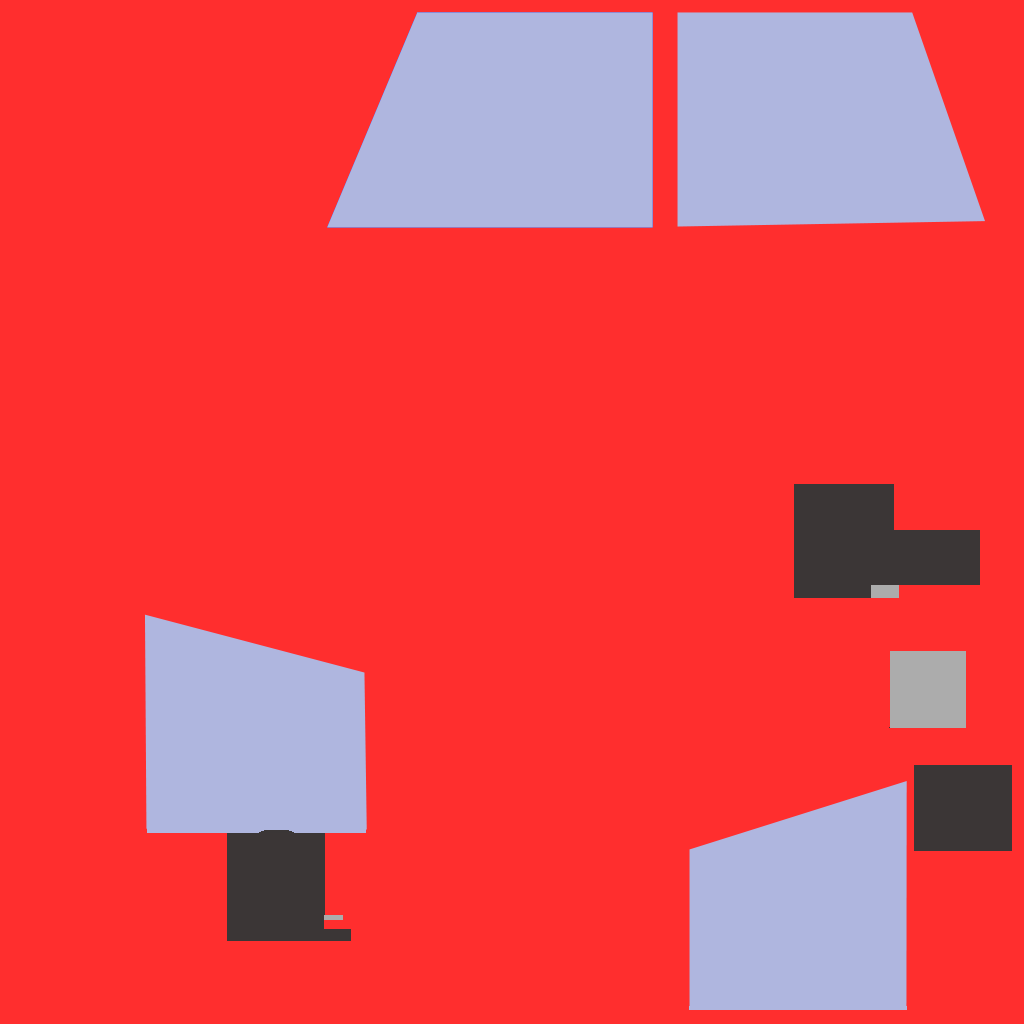
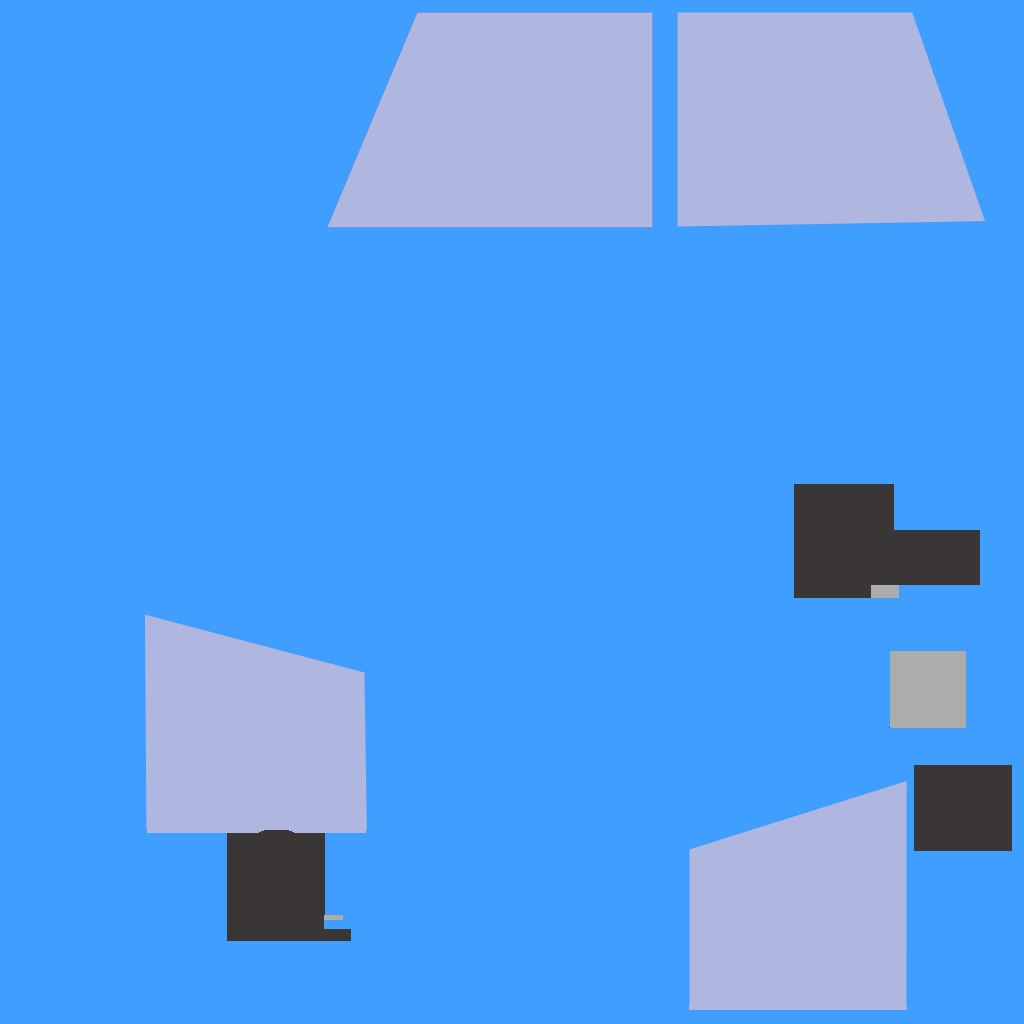
Before/after of a 1024px x 1024px layered artwork. What changed in the layer stack:
painted on "Base" over [0, 0, 1024, 1024]
